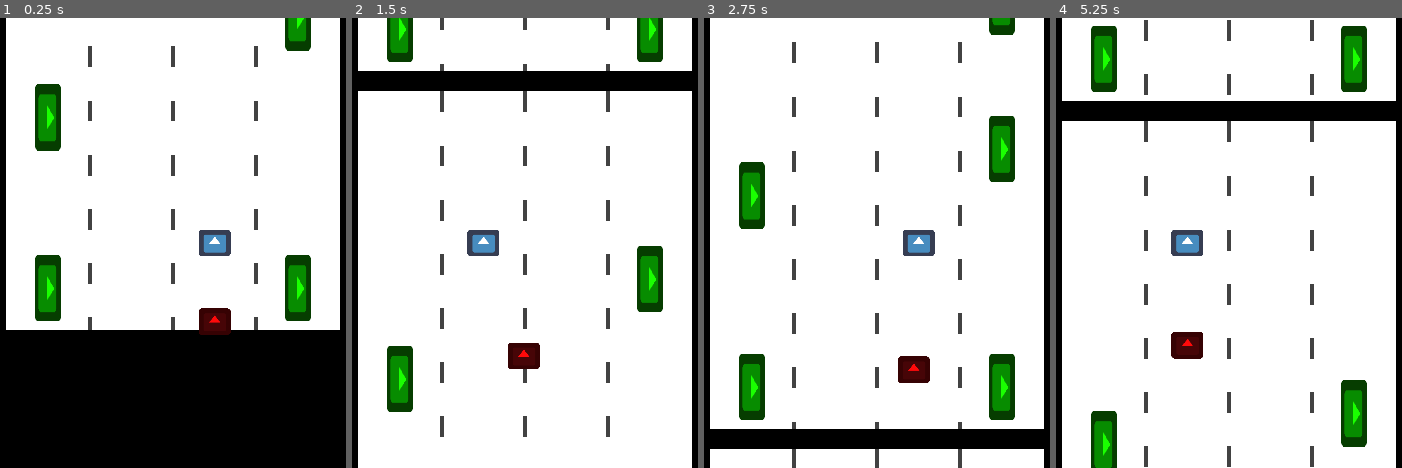
Above: before the commit, frames 1-4 (left to right).
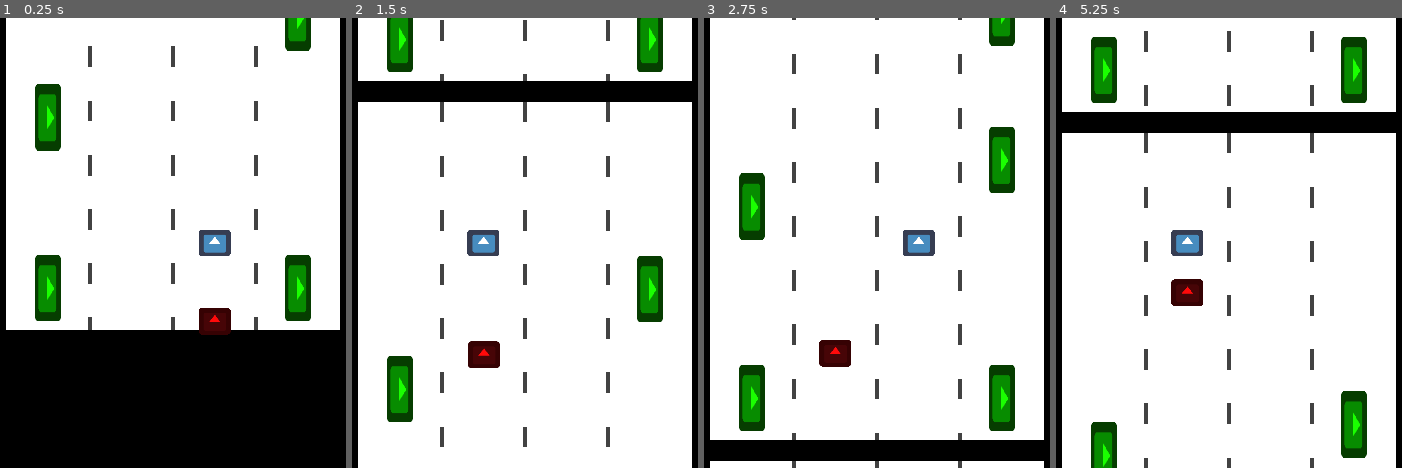
Above: after the commit, the same moments.

Repository: lajollagamesclub/week-139-followers
Game: Godot game, scene res://Main.tscn
Same seed, same stepped clock (60 frames per second), same inputs: the game is played once before the commit and once after it. The engine's default icon, where the game draws it, is replaced by a stand-in: a white triangle on a blue panel in a dark square.
Inputs:
- Up to frame 1 (0.25 s): no input
- Up to frame 2 (1.5 s): hold D (g_right) 0.53-1.28 s; hold A (g_left) from 1.28 s (still down)
- Up to frame 3 (2.75 s): release A (g_left) at 2.03 s; hold D (g_right) from 2.03 s (still down)
- Up to frame 4 (5.25 s): release D (g_right) at 3.53 s; hold A (g_left) from 3.53 s (still down)

The runs differ from the first frame. In frame 1, less than 0.1% of the frame differs, in the area x 57-67%, y 64-71%; in frame 2, 8.7%; in frame 3, 10%, in the area x 1-99%, y 0-99%; in frame 4, 9.8%.

Commit message:
Add suitcase taking down

Diff:
--- a/src/Main.tscn
+++ b/src/Main.tscn
@@ -45,7 +45,7 @@
 shape = SubResource( 2 )
 
 [node name="Timer" type="Timer" parent="Player/SuitcaseTakedown"]
-wait_time = 0.2
+wait_time = 0.1
 one_shot = true
 
 [node name="Pursuer" type="Area2D" parent="."]
@@ -64,3 +64,4 @@
 shape = SubResource( 3 )
 [connection signal="area_entered" from="Player/SuitcaseTakedown" to="Player/SuitcaseTakedown" method="_on_SuitcaseTakedown_area_entered"]
 [connection signal="timeout" from="Player/SuitcaseTakedown/Timer" to="Player/SuitcaseTakedown" method="_on_Timer_timeout"]
+[connection signal="area_entered" from="Pursuer" to="Pursuer" method="_on_Pursuer_area_entered"]
--- a/src/Player.gd
+++ b/src/Player.gd
@@ -26,7 +26,7 @@
 func take_down_suitcase():
 	if cur_speed < 0.40*player_state.target_speed: # can only takedown when at speed
 		return
-	cur_speed = player_state.target_speed*0.3
+	cur_speed = player_state.target_speed*0.4
 	$SuitcaseTakedown.takedown(on_left_side(target_x_pos))
 
 func _physics_process(delta):
@@ -34,6 +34,7 @@
 
 	cur_speed = ((player_state.target_speed - cur_speed) * 2.5 * delta) + cur_speed
 
+	player_state.y_offset = global_position.y
 	player_state.move(Vector2(0, -cur_speed)*delta)
 	player_state.x_offset = global_position.x
 
--- a/src/PlayerState.gd
+++ b/src/PlayerState.gd
@@ -4,6 +4,7 @@
 
 var pos: Vector2 = Vector2()
 var x_offset: float = 0.0
+var y_offset: float = 0.0
 var target_speed := 700.0
 
 func move(move_vector: Vector2):
--- a/src/Pursuer.gd
+++ b/src/Pursuer.gd
@@ -3,18 +3,37 @@
 const player_state = preload("res://player_state.tres")
 
 var target_speed: float = 0.0
+var target_x_pos: float = 0.0
 var cur_speed: float = 0.0
+var on_left_side: float = 0.0
 
 func _ready():
 	player_state.connect("moved", self, "_on_player_moved")
 
 func _physics_process(delta):
-	target_speed = -player_state.target_speed*1.05
+#	print(player_state.y_offset, "	", global_position.y)
+	if player_state.y_offset >= global_position.y:
+		target_speed = -player_state.target_speed*0.85
+	else:
+		target_speed = -player_state.target_speed*1.1
+
+	if abs(player_state.y_offset - global_position.y) < 200.0:
+		target_x_pos = player_state.x_offset
+	else:
+		target_x_pos = (Player.middle - Player.step/2.0) + on_left_side*Player.step
 
 	cur_speed = ((target_speed - cur_speed) * 1.1 * delta) + cur_speed
 
 	global_position += Vector2(0.0, cur_speed)*delta
-	global_position.x = ((player_state.x_offset - global_position.x) * 4.0 *delta) + global_position.x
+	global_position.x = ((target_x_pos - global_position.x) * 4.0 *delta) + global_position.x
 
 func _on_player_moved(move_vector):
 	global_position += move_vector
+
+
+func _on_Pursuer_area_entered(area):
+	if area.is_in_group("suitcases") and area.taken_down:
+		var random_number: float = rand_range(0.0, 1.0)
+		if random_number >= 0.6:
+			on_left_side = 1.0 - on_left_side
+		cur_speed = 0.5*target_speed
Not shown, changed: .gitignore
